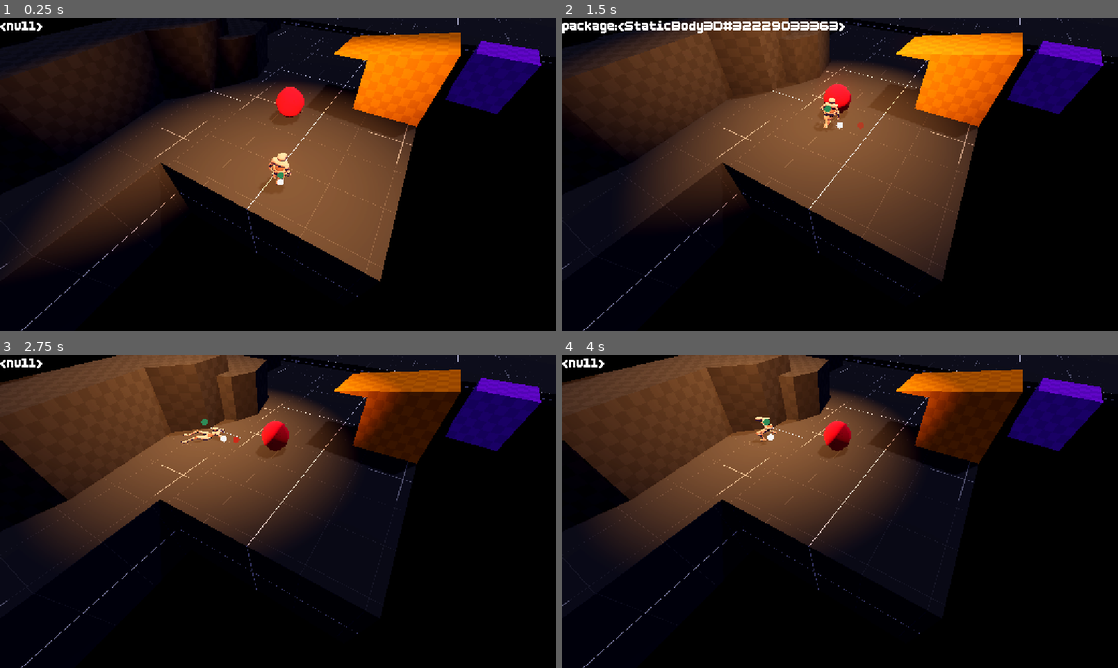
Above: before the commit, frames 1-4 (two rows, left to right).
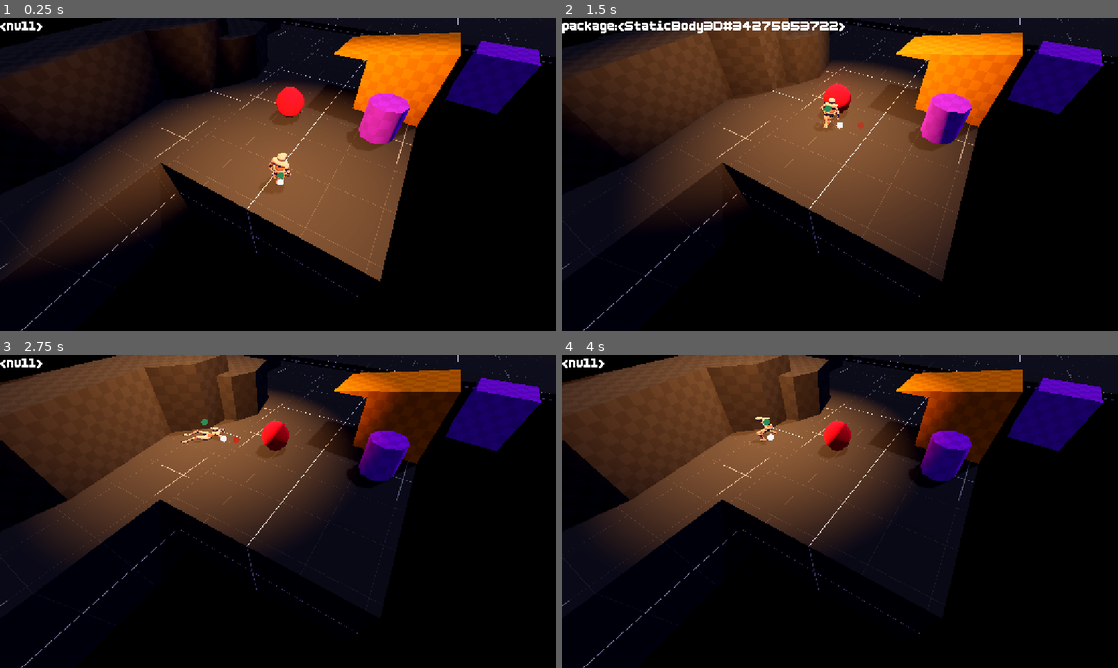
Above: after the commit, the same moments.

Repository: JeppeLindberg/bloombringer
Game: Godot game, scene res://scenes/main.tscn
The game is run twice, just before and just after one commit, with the same random seed, the same clock (stepped at 60 frames per second) and the same inputs.
Inputs:
- Up to frame 1 (0.25 s): no input
- Up to frame 2 (1.5 s): tap Enter (ui_accept) at 0.5, 0.77 s; hold W (up) from 0.53 s (still down); tap F (interact) at 0.6, 1.35 s
- Up to frame 3 (2.75 s): tap Enter (ui_accept) at 1.52 s; release W (up) at 2.03 s; hold A (left) from 2.03 s (still down); tap F (interact) at 2.1 s
- Up to frame 4 (4 s): tap F (interact) at 2.85, 3.6 s; tap Enter (ui_accept) at 3.02, 3.77 s; release A (left) at 3.53 s; hold S (down) from 3.53 s (still down)

The runs differ from the first frame. In frame 1, 1.1% of the frame differs, in the area x 63-74%, y 24-41%; in frame 2, 1.2%, in the area x 32-74%, y 1-41%; in frame 3, 1.1%; in frame 4, 1.1%.

Commit message:
progress

Diff:
--- /dev/null
+++ b/prefabs/dialog_bubble.tscn
@@ -0,0 +1,29 @@
+[gd_scene load_steps=3 format=3 uid="uid://y7hd4a7jlr4q"]
+
+[ext_resource type="Theme" uid="uid://d0bbkbg5ff4qr" path="res://fonts/bold_pixels_small.tres" id="1_8vfq4"]
+[ext_resource type="Script" uid="uid://cokx1gpwo30ai" path="res://scripts/ui_dialog_bubble.gd" id="1_vru53"]
+
+[node name="bubble" type="Control"]
+layout_mode = 3
+anchors_preset = 0
+script = ExtResource("1_vru53")
+
+[node name="label" type="RichTextLabel" parent="."]
+texture_filter = 1
+custom_minimum_size = Vector2(200, 200)
+layout_mode = 1
+anchors_preset = 7
+anchor_left = 0.5
+anchor_top = 1.0
+anchor_right = 0.5
+anchor_bottom = 1.0
+offset_left = -20.0
+offset_top = -40.0
+offset_right = 20.0
+grow_horizontal = 2
+grow_vertical = 0
+theme = ExtResource("1_8vfq4")
+bbcode_enabled = true
+text = "TEST"
+horizontal_alignment = 1
+vertical_alignment = 2
--- a/scenes/main.tscn
+++ b/scenes/main.tscn
@@ -7,13 +7,16 @@
 [ext_resource type="Texture2D" uid="uid://ymjtai6o5bne" path="res://textures/kenney_prototype-textures/PNG/Orange/texture_09.png" id="2_sugp2"]
 [ext_resource type="PackedScene" uid="uid://dxchrr5xh8eji" path="res://prefabs/package.tscn" id="2_ya4ey"]
 [ext_resource type="Texture2D" uid="uid://b8lyss34enf6i" path="res://textures/kenney_prototype-textures/PNG/Light/texture_07.png" id="3_jyhfs"]
+[ext_resource type="Script" uid="uid://cll4woyh86apg" path="res://scripts/fisherman.gd" id="4_jkv2x"]
 [ext_resource type="Script" uid="uid://dgimducq7cb6e" path="res://scripts/camera_zones.gd" id="6_tefeu"]
 [ext_resource type="Script" uid="uid://c7us8p4kcdj4m" path="res://scripts/camera.gd" id="7_o6xl0"]
 [ext_resource type="PackedScene" uid="uid://dyah2ec5xttut" path="res://prefabs/camera_zone.tscn" id="7_tipki"]
 [ext_resource type="Texture2D" uid="uid://b8gh0fxv3v5i6" path="res://textures/kenney_prototype-textures/PNG/Dark/texture_09.png" id="8_trceg"]
 [ext_resource type="Texture2D" uid="uid://clhoqjayi2svk" path="res://textures/kenney_prototype-textures/PNG/Dark/texture_08.png" id="9_a8y0u"]
 [ext_resource type="Theme" uid="uid://d0bbkbg5ff4qr" path="res://fonts/bold_pixels_small.tres" id="10_ya4ey"]
-[ext_resource type="Script" uid="uid://b0i18l0xnfa8f" path="res://scripts/debug.gd" id="11_ya4ey"]
+[ext_resource type="Script" uid="uid://b0i18l0xnfa8f" path="res://scripts/ui_debug.gd" id="11_ya4ey"]
+[ext_resource type="Script" uid="uid://jcl2cmprfeg6" path="res://scripts/ui_dialog.gd" id="16_muem4"]
+[ext_resource type="PackedScene" uid="uid://y7hd4a7jlr4q" path="res://prefabs/dialog_bubble.tscn" id="17_muem4"]
 
 [sub_resource type="ProceduralSkyMaterial" id="ProceduralSkyMaterial_o5qli"]
 sky_horizon_color = Color(0.662243, 0.671743, 0.686743, 1)
@@ -32,6 +35,15 @@
 glow_enabled = true
 volumetric_fog_enabled = true
 
+[sub_resource type="StandardMaterial3D" id="StandardMaterial3D_a8y0u"]
+albedo_texture = ExtResource("2_jyhfs")
+uv1_triplanar = true
+uv1_world_triplanar = true
+texture_filter = 0
+
+[sub_resource type="CapsuleShape3D" id="CapsuleShape3D_a8y0u"]
+height = 3.0
+
 [sub_resource type="StandardMaterial3D" id="StandardMaterial3D_0wfyh"]
 albedo_texture = ExtResource("2_sugp2")
 uv1_triplanar = true
@@ -86,9 +98,20 @@
 [node name="player" parent="world/entities" node_paths=PackedStringArray("camera") instance=ExtResource("1_tbgi4")]
 camera = NodePath("../../camera")
 
-[node name="package" parent="world/entities" node_paths=PackedStringArray("player") instance=ExtResource("2_ya4ey")]
+[node name="package" parent="world/entities" instance=ExtResource("2_ya4ey")]
 transform = Transform3D(1, 0, 0, 0, 1, 0, 0, 0, 1, -1.14407, 0.0034194, -2.55931)
-player = NodePath("../player")
+
+[node name="fisherman" type="StaticBody3D" parent="world/entities"]
+transform = Transform3D(1, 0, 0, 0, 1, 0, 0, 0, 1, 1.5, 0, -3)
+script = ExtResource("4_jkv2x")
+
+[node name="CSGCylinder3D" type="CSGCylinder3D" parent="world/entities/fisherman"]
+transform = Transform3D(1, 0, 0, 0, 1, 0, 0, 0, 1, 0, 0.5, 0)
+material_override = SubResource("StandardMaterial3D_a8y0u")
+height = 1.0
+
+[node name="CollisionShape3D" type="CollisionShape3D" parent="world/entities/fisherman"]
+shape = SubResource("CapsuleShape3D_a8y0u")
 
 [node name="static" type="Node3D" parent="world"]
 
@@ -208,4 +231,15 @@
 grow_vertical = 2
 text = "ASD"
 
+[node name="dialog" type="Control" parent="ui" node_paths=PackedStringArray("player")]
+layout_mode = 3
+anchors_preset = 15
+anchor_right = 1.0
+anchor_bottom = 1.0
+grow_horizontal = 2
+grow_vertical = 2
+script = ExtResource("16_muem4")
+dialog_bubble_prefab = ExtResource("17_muem4")
+player = NodePath("../../world/entities/player")
+
 [editable path="world/camera_zones/camera_zone4"]
--- /dev/null
+++ b/scripts/fisherman.gd
@@ -0,0 +1,24 @@
+extends StaticBody3D
+
+
+
+
+var dialog_array = \
+[
+	{
+		'text': 'Hello there!',
+		'talker': self
+	},
+	{
+		'text': 'Great day, innit?',
+		'talker': self
+	}
+]
+
+
+func _ready() -> void:
+	add_to_group('interactable')
+
+
+func interact(player):
+	player.enter_dialog(dialog_array)
--- a/scripts/interact_area.gd
+++ b/scripts/interact_area.gd
@@ -7,7 +7,7 @@
 
 func _process(_delta: float) -> void:
 	current_interactable = null
-	var nodes = get_nodes_in_shape(shape)
+	var nodes = get_nodes_in_shape()
 
 	_sort_distance_target_pos = shape.global_position
 	nodes.sort_custom(_sort_distance)
@@ -22,7 +22,7 @@
 		return true
 	return false
 
-func get_nodes_in_shape(shape):
+func get_nodes_in_shape():
 	var shape_query = PhysicsShapeQueryParameters3D.new()
 	shape_query.shape = shape.shape
 	shape_query.transform = shape.global_transform
--- a/scripts/package.gd
+++ b/scripts/package.gd
@@ -1,12 +1,10 @@
 extends StaticBody3D
 
-
-@export var player: Node3D
 
 
 func _ready() -> void:
 	add_to_group('interactable')
 
 
-func interact():
+func interact(player):
 	player.set_carrying(self)
--- a/scripts/player.gd
+++ b/scripts/player.gd
@@ -12,6 +12,7 @@
 @onready var entities = get_node('/root/main/world/entities')
 @onready var debug = get_node('/root/main/ui/debug')
 @onready var main = get_node('/root/main')
+@onready var dialog = get_node('/root/main/ui/dialog')
 
 var input_dir = Vector3.ZERO
 var forward = Vector3.FORWARD
@@ -32,7 +33,7 @@
 	if Input.is_action_just_pressed('interact'):
 		var interactable = interact_area.current_interactable
 		if interactable != null:
-			interactable.interact()
+			interactable.interact(self)
 	if Input.is_action_just_released('interact') and _is_carrying():
 		stop_carrying()
 
@@ -112,3 +113,7 @@
 func _on_animation_player_animation_finished(anim_name:StringName) -> void:
 	if anim_name == 'get_up':
 		in_control = true
+
+
+func enter_dialog(dialog_array):
+	dialog.enter_dialog(dialog_array)
--- /dev/null
+++ b/scripts/ui_dialog.gd
@@ -0,0 +1,20 @@
+extends Control
+
+@export var dialog_bubble_prefab: PackedScene
+
+@export var player: Node3D
+
+var dialog_array = []
+
+
+func enter_dialog(new_dialog_array):
+	dialog_array = new_dialog_array
+
+	var talker = dialog_array[0].get('talker')
+	if talker == null:
+		talker = player
+
+	var new_dialog_bubble = dialog_bubble_prefab.instantiate()
+	add_child(new_dialog_bubble)
+	new_dialog_bubble.follow_node = talker
+	new_dialog_bubble.update_pos()
--- /dev/null
+++ b/scripts/ui_dialog_bubble.gd
@@ -0,0 +1,10 @@
+extends Control
+
+var follow_node: Node3D
+
+
+func _process(_delta: float) -> void:
+	update_pos()
+
+func update_pos():
+	global_position = get_viewport().get_camera_3d().unproject_position(follow_node.global_position)
Not shown: 1 places in scenes/main.tscn that only renumber resources
Not shown, added: scripts/fisherman.gd.uid
Renamed: scripts/debug.gd -> scripts/ui_debug.gd
Renamed: scripts/debug.gd.uid -> scripts/ui_debug.gd.uid
Not shown, added: scripts/ui_dialog.gd.uid
Not shown, added: scripts/ui_dialog_bubble.gd.uid
Not shown, changed: journal.md
